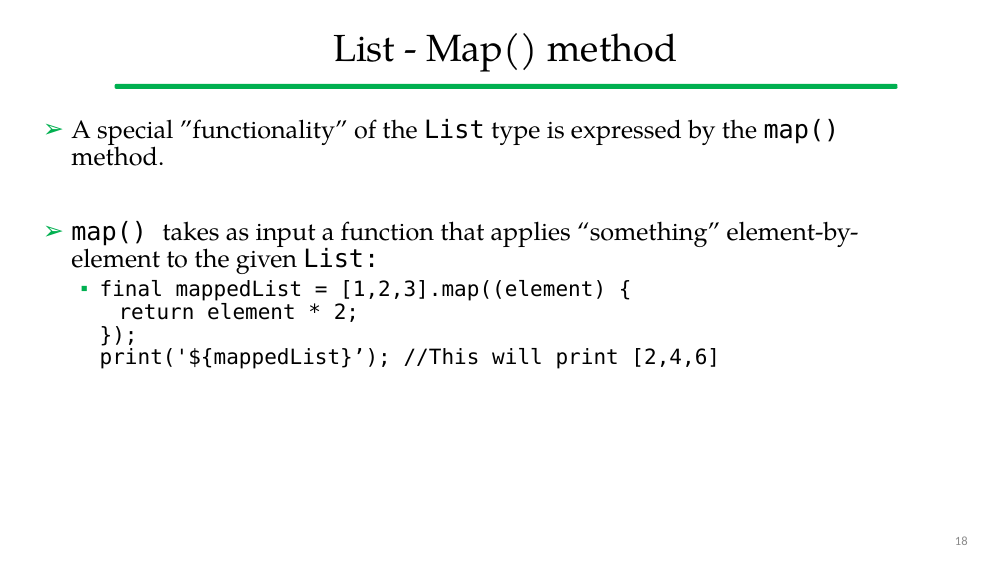
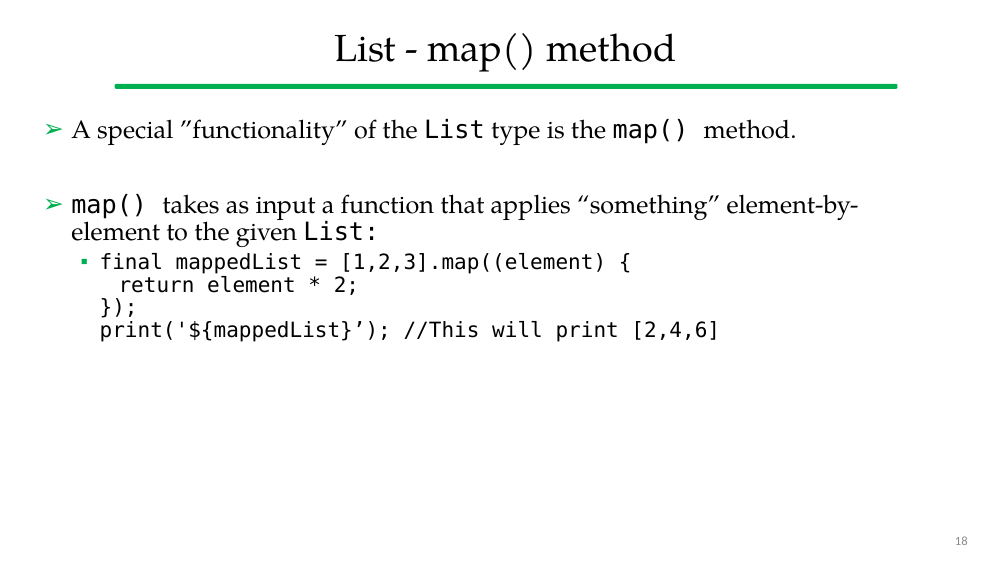
Before and after one commit to gcappon/bwthw, a slide deck: slide 18 of lab_02-dart_101_part_1/lab_02-dart_101_part_1.pptx. Drawn at 1008x567 pixels with LibreOffice and Linux fonts; fonts in the diff are those of the drawing. Boxes give left, top, right and bottom in pixels: in the first picture for what was removed or moved away, otherwise in the second. Text is boxed around its words. In the diff, an @@ line names an element or a change of style, - is before the commit and + after.

```diff
--- a/lab_02-dart_101_part_1/lab_02-dart_101_part_1.pptx
+++ b/lab_02-dart_101_part_1/lab_02-dart_101_part_1.pptx
@@ title at (334, 33, 676, 72): text changed @@
-List - Map() method
+List - map() method
@@ text at (71, 119, 797, 145): text changed @@
-➢ A special ”functionality” of the List type is expressed by the map() method.
+➢ A special ”functionality” of the List type is the map() method.
```
Also in this commit, not shown: 1 other slide changed, 4 other files.
